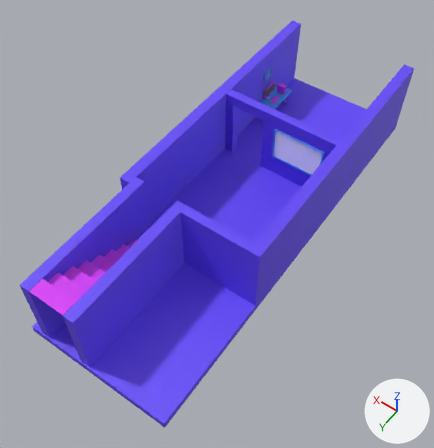
Before and after pictures for a commit that changed the glTF model public/myexperience.glb.
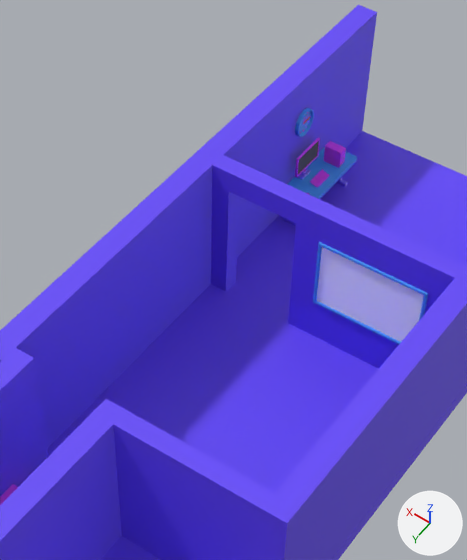
Each version is shown whole from a 50 mm camera at (-9.46, 21.39, 21.66) aimed at (0.11, 7.98, 0.59), then close up on the part from 30% to 79% of the width and 4% to 61% of the height. The lights are fixed; the arrows at lower right show +X, +Y and +Z. Where no turn or scale is listed for an object, it has been applied to the vertices. Vertices at the same position are counted once.

In view in the first close-up: 'wall', 'wall.001', 'wallgrass', '电脑桌'.
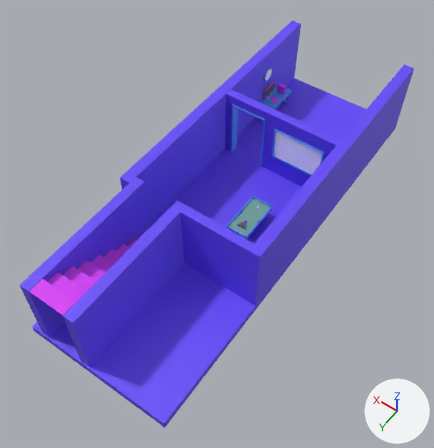
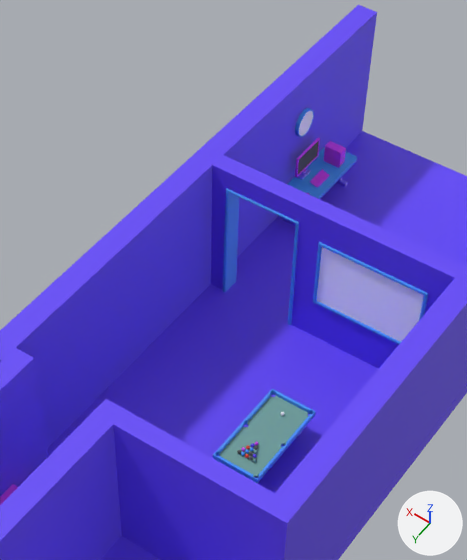
Patch to the scene script:
```diff
--- a/public/myexperience.glb.py
+++ b/public/myexperience.glb.py
@@ me_平面_005 @@
 me_平面_005.from_pydata(...)  # 118 vertices, 232 faces; spans x -3.4..3.4, y -3.4..16.2, z -0.4..3.5
 # used by ob_wall; location = (0.0, 0.0, 0.0)
 # verts and faces of me_平面_005; kept vertices keep their numbers, new ones are numbered from 118
 # before: 98 (2.5, 3.4, 0.0) at pixel (226, 291), 99 (0.8, 3.4, 0.0) at pixel (287, 323), 100 (2.5, 3.0, 0.0) at pixel (235, 281), 101 (0.8, 3.0, 0.0), 106 (2.5, 3.4, 3.0) at pixel (228, 191)
 # before: 107 (0.8, 3.4, 3.0) at pixel (296, 223), 108 (0.8, 3.0, 3.0), 109 (2.5, 3.0, 3.0)
+# me_平面_005 part 1
+delete_faces([(106, 108, 107), (106, 109, 108), (99, 107, 101), (101, 107, 108), (98, 109, 106), (98, 100, 109)])
 me_平面_005.materials.append(mat_墙体颜色)
@@ me_立方体_003 @@
+me_立方体_003.from_pydata(...)  # 100 vertices, 196 faces; spans x -0.47..0.47, y -1.02..1.01, z 0.0..0.05
+me_立方体_003.materials.append(mat_材质_002)  # cyan #73a69d
@@ me_立方体_007 @@
+me_立方体_007.from_pydata(...)  # 383 vertices, 718 faces; spans x -0.54..0.54, y -1.08..1.08, z -0.66..0.13
+# faces by material slot: [610, 108]
+me_立方体_007.materials.append(mat_米白色)  # blue #489cfa
+me_立方体_007.materials.append(mat_金属黑色)  # blue #ab9cfa
@@ me_柱体_003 @@
+me_柱体_003.from_pydata(...)  # 12 vertices, 10 faces; spans x -0.037, y -0.31..0.31, z -0.31..0.31
+me_柱体_003.materials.append(mat_玻璃)  # white #ffffff
@@ me_平面_007 @@
+me_平面_007.from_pydata(...)  # 32 vertices, 60 faces; spans x 0.67..2.54, y 2.97..3.43, z 0.0..3.06
+me_平面_007.materials.append(mat_米白色)  # blue #489cfa
@@ ob_boardplane @@
+ob_boardplane = bpy.data.objects.new('boardplane', me_立方体_003)
+ob_boardplane.location = (-0.91, 6.91, 0.67)
@@ ob_ballboard @@
+ob_ballboard = bpy.data.objects.new('ballBoard', me_立方体_007)
+ob_ballboard.location = (-0.91, 6.91, 0.67)
@@ ob_钟表玻璃 @@
+ob_钟表玻璃 = bpy.data.objects.new('钟表玻璃', me_柱体_003)
+ob_钟表玻璃.location = (2.82, -0.24, 2.31)
@@ ob_门框_001 @@
+ob_门框_001 = bpy.data.objects.new('门框.001', me_平面_007)
+ob_门框_001.location = (0.0, 0.0, 0.0)
```

Changed parts and their boxes (x1, y1, x2, y2) in the close-ups (467 x 560 px):
'boardplane', added (cyan)
    after: (219, 396, 308, 477)
'门框.001', added (blue)
    after: (222, 188, 299, 325)
'ballBoard', added (blue)
    after: (213, 389, 316, 483)
    faces in mat_米白色 (blue #489cfa): (213, 389, 316, 483)
'钟表玻璃', added
    after: (299, 110, 313, 136)
part 1 of me_平面_005, deleted (blue)
    before: (226, 192, 239, 291)
